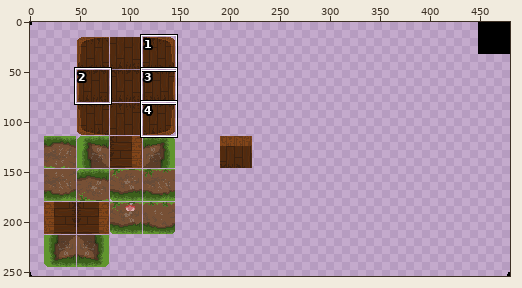
One commit to this pixel-art file: Assets/Sprites/tilemap/tilemap2.aseprite. Above: a wide view before the commit, with the close-up outlined.
Close-up. Old version:
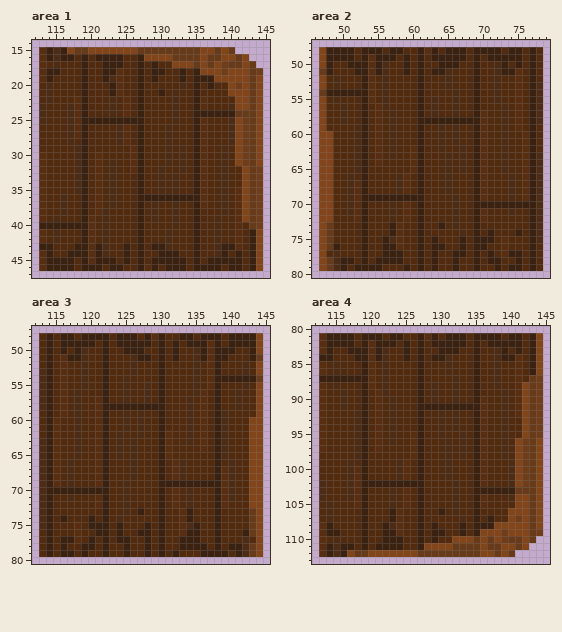
480x254 pixels, 1 frame. Colours within 5 levels of each other are drawn and written as one. Shown: area 1: x 112..145, y 14..47; area 2: x 46..79, y 47..80; area 3: x 112..145, y 47..80; area 4: x 112..145, y 80..113. The commit also changed other parts of the picture, which this record leaves out.
The same view after the edit:
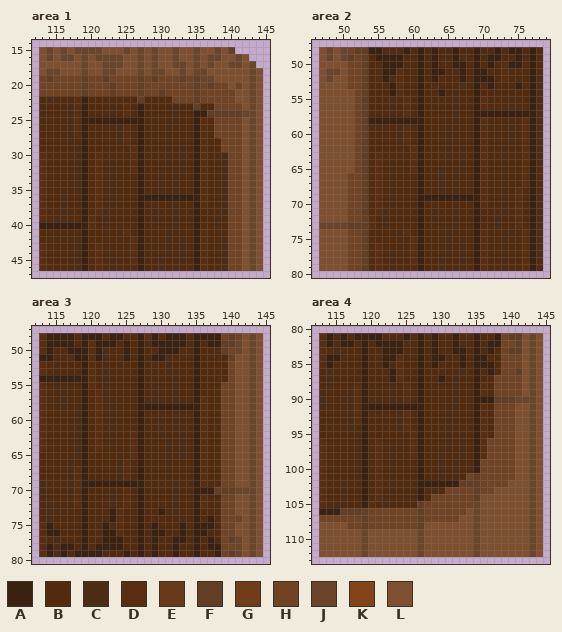
Palette (. is transparent): A #3a2110  B #522a0e  C #4c2c15  D #592e10  E #673a1a  F #623e24  G #6f3d19  H #6f4323  J #6a452a  K #824519  L #7f502f
Diff:
Changed rows in their new state; - is an unchanged pixel.
Area 1:
first column x 113:
15 LJLJLJJJJLLLJLJLJLLJLLJLLJLF----
16 LJLJJLJLJJJJLLJLJLLJLLJLJJLLJL--
17 LLLLLLJLLJJJLLJLJLLJJLJLJLLJJLJ-
18 LJJLLLJLLJJLLLJLJJLLJLJJLLLLLLJL
19 HFHHHHFHHFHHHHFHFHHHFHFJJLLLLLJL
20 HHHHHHFHHHFHHHFHHHHHHHFHFHHLJLJL
21 HHHHHHFHHHFHHHFHHFHHHHFHHHHHLLJL
22 ----------B-B-F----HHHFHHHHHLLJL
23 ----------------------FB-HHHHLJL
24 ------------------------FFFFFJJL
25 -------------------------HHHHLJL
26 -------------------------HHHHLJL
27 -------------------------HHHHLJL
28 --------------------------HHHLJL
29 --------------------------HHHLJL
30 ---------------------------HHLJL
31 ---------------------------HHLJL
32 ---------------------------HHLJL
33 ---------------------------HHLJL
34 ---------------------------HHLJL
35 ---------------------------HHLJL
36 ---------------------------HHLJL
37 ---------------------------HHLJL
38 ---------------------------HHLJL
39 ---------------------------HHLJL
40 ---------------------------HHLJL
41 B-B-C--B-B-CD----------D-B-HHLJL
42 B-B--C-B-B---D------C--D-BCHHLJL
43 DB---C-BDB--BD--BB--C--D-BCHHLJL
44 -B--BC-BDBC-BD---BCBC--D-BCHHLJL
45 -BBBBC-BDBC-BD--BCBBC--DBBCHHLJL
46 -BBBBC-BD-CB---BBCBCB--DBBCHHLJL
Area 2:
first column x 47:
48 LJLJHFF---BBA--B--B-B--BB-------
49 LJLJFHFB---AB----BB-B-----BB----
50 LLLLHHFBBAAAB---ABB-A---ABDA----
51 LJJLHHFBBAADB-----B-A--A-BDBB---
52 LJLLHHFB-ACD----A-B-A--AABD-B--C
53 LLLLHHFB-BAD------B-C---AB--A---
54 LLLLLHFB-BAD-----A-------B--B---
55 LLLLLHFB-BC-D---B------D-B--B---
56 LLLLLHF-BBC-D---B------D--BCB---
57 LLLLLHF-B---D---B------AAAAAAA--
58 LLLLLHFAAAAAAA-BBBBCBB----BCBD--
59 LLLLLHF-B-BCD----BCB------BCBD-C
60 LLLLLHF-B-BCD----BCB------BC---C
61 LLLLLHF-B-BCD----BCB------BC---C
62 LLLLLHF-B-B------BC------------C
63 LLLLLHF---B---------------------
64 LLLLLHF---C---------------------
65 LLLLLHF-D-C------CB------------B
66 LLLLHHF-D-CBB----CBC------CB---B
67 LLLLHHF-D-CBB----CBC------CB---B
68 LLLLHHF-D-CBB----CBC------CBDB-B
69 LLLLHHFBDBCBBB-AAAAAAA----CBDB--
70 LLLLHHF-D---B---C------DBBCBDB--
71 LLLLHHF-DCB-B---C------B--CBD---
72 LLLLHHFD-CB-B---C------B-C--D---
73 JJJJFFFD-CBB-----B-------C--D---
74 LLLLHHF---BCD-----C-B--DB--CBD--
75 LLLLHHF--BBB-D--B-C-C--DB-C--D--
76 LLLLHHF-DBBB-D--BBC-C--D--C--D-C
77 LLLLHHF-DBCB-D--B-CBC--DB-CBBD-C
78 LLLLHHF-DBCB-D--BC-BC--DBBC-BD--
79 LLLLHHFBD-C-B---BC-C---D-BCBBD--
Area 3:
first column x 113:
48 D-A------BA-BBADABAA-BA---HFJLJL
49 D-A--B-DA-AB-B-BA-A-AB-BA-FFJLJL
50 D--BA-ADAC---B----A---ABBCFHJLJL
51 A--BB-ADAC--AB-BA-CB--ABBBBFLLJL
52 DBCB--AD-C---BA--BC---A-BB-HLLJL
53 DBCB--AD-C---BA--BC---A-BB-HLLJL
54 A-AAAAAD-C--B-A--B-C--A-BBBHLLJL
55 DBCB--AD-C--B-ABCB-C--A-BBHHLLJL
56 DB-C-BA-DC--B-ABCB-C--AB-BHHLLJL
57 DB-C-BA--BC-B-ABCB-C-BA--BHHLLJL
58 DB-C-BA--BCBBB----AAAAA--BHHLLJL
59 DB-B--A--BC-B-A--C-C-BA--BHHLLJL
60 DBB---A--BC-B-A--C-C-BA--BHHLLJL
61 DBB---A--BC-B-A--C-C-BA--BHHLLJL
62 DBB---A--BCB-DA--CB-CBA--BHHLLJL
63 DBB---A--BCB-DA--BC-CBA--BHHLLJL
64 DBB---A--B-B-DA--BC-C-A--BHHLLJL
65 BBB---A-BB-B-DA--BC-C-AD-BHHLLJL
66 BBB---A-BB-CDBA--BCBB-AD-BHHLLJL
67 BBB--DA-BB-CDBA--BCBB-AD-BHHLLJL
68 BBB--DA-BB-CDBA--BCBB-AD-BHHLLJL
69 -BB--DAAA-AAAAA--BBCBB-DBBHHLLJL
70 -BBBCD-BBBC-D-A--B-C-BAAAFFFJJJL
71 -B---DA-BBC-D-A--B-C-BAD-BHHLLJL
72 BC---DA-BBC-D-A--B-C-BAD-BHHLLJL
73 BC----A--BADB------CBBA--BHHLLJL
74 BC-B--AB-BAD--A--B--CBA-ABHHJLJL
75 D----BABB-CD--ABAB--AB-AABHHLLJL
76 D-A--BA-B-AD---BA---AB-A-BHHLLJL
77 DBCBBBAB--A-B-ABAB-A-B--ABHFJLJL
78 D-C-A--BA-AAB-ABAB-ABB-BA-HHJLJL
79 D-C-BA-AAB----ABAB----ABB-HFJLJL
Area 4:
first column x 113:
 81 --C-BA----BBA--B--B-B--BB-HFFLJL
 82 --C----B---AB----BB-B-----HHFLJL
 83 -BC-BB-BBAAAB---ABB-A---ABHFFLJL
 84 D-A--B-BBAADB-----B-A--A-BHHHLJL
 85 -AB----B-ACD----A-B-A--AABHHHLJL
 86 BCB----B-BAD------B-C---ABHHFLJL
 87 BCBBBB-B-BAD-----A-------HHHHLJL
 88 BCB--D-B-BC-D---B------D-HHHHLJL
 89 C--BCD--BBC-D---B------D-HHHHLJL
 90 C--BCD--B---D---B------AAFFFJJJL
 91 C--BCD-AAAAAAA-BBBBCBB---HHHLLJL
 92 B---CD--B-BCD----BCB-----HHHLLJL
 93 B---CD--B-BCD----BCB-----HHHLLJL
 94 B---CB--B-BCD----BCB-----HHHLLJL
 95 B-------B-B------BC------HHHLLJL
 96 ----------B-------------HHHHLLJL
 97 ----------C-------------HHHHLLJL
 98 D-------D-C------CB-----HHHHLLJL
 99 D---BC--D-CBB----CBC---HHHHHLLJL
100 D---BC--D-CBB----CBC---HHHHHLLJL
101 D---BC--D-CBB----CBC-HFHHHHHLLJL
102 D--CBB-BDBCBBB-AAAAAFFFHHHHLLLJL
103 D--CBB--D---B---C-HHHHFHHLLLLLJL
104 D--CBB--DCB-B---HHHHHHFLLLLLLLJL
105 DBC--B-D-CB-B-FHHHHHHHJLLLLLLLJL
106 AAAFFFFHHHHHHHFHHHHHHLJLLLLLLLJL
107 HHHHHHFHHHHHHHFHHHHHLLJLLLLLLLJL
108 LLLLHHFHHHHHHHFLLLLLLLJLLLLLLLJL
109 LLLLLLJLLLLLLLJLLLLLLLJLLLLLLLJL
110 LLLLLLJLLLLLLLJLLLLLLLJLLLLLLLJL
111 LLLLLLJLLLLLLLJLLLLLLLJLLLLLLLJL
112 LLLLLLJLLLLLLLJLLLLLLLJLLLLLLLJL
Boxes around the changes in both close-ups, in picture pixels (x1, y1, x2, y2):
changed: (39, 47, 263, 271)
changed: (319, 47, 543, 271)
changed: (39, 333, 263, 557)
changed: (319, 333, 543, 557)
